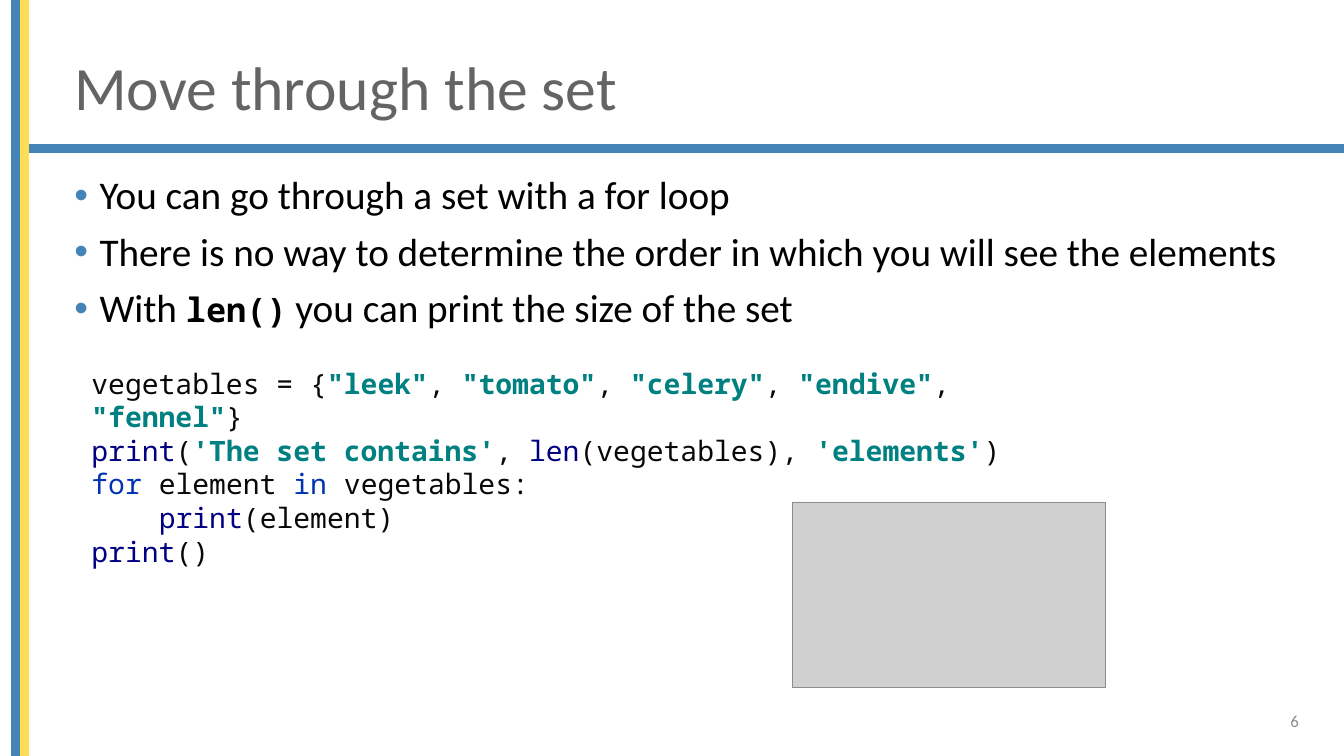
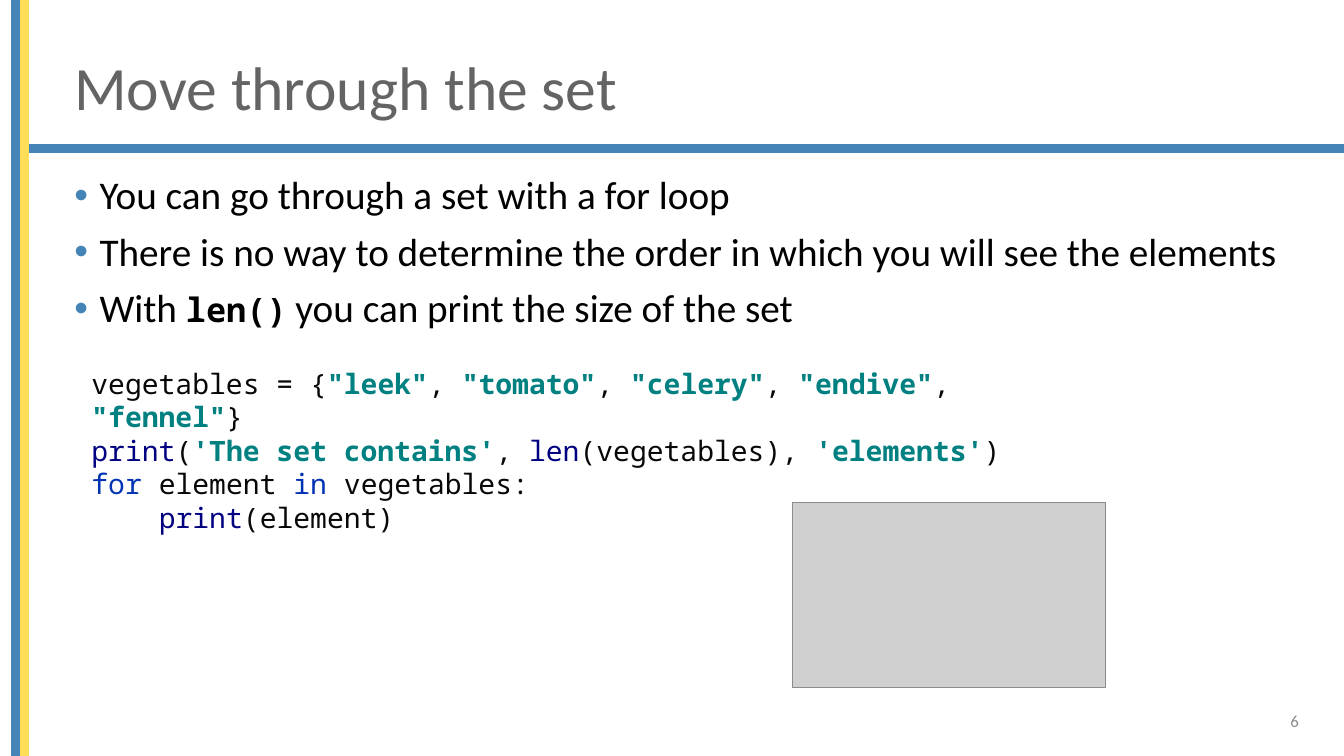
Before and after one commit to brentpulmansTM/Beobank-October-2022, a slide deck: slide 6 of Basic_python/10 Set and Dictionary.pptx. Drawn at 1344x756 pixels with LibreOffice and Linux fonts; fonts in the diff are those of the drawing; grey boxes stand for pictures; background and template pictures are left out. Boxes give left, top, right and bottom in pixels: in the first picture for what was removed or moved away, otherwise in the second. Text is boxed around its words. In the diff, an @@ line names an element or a change of style, - is before the commit and + after.

```diff
--- a/Basic_python/10 Set and Dictionary.pptx
+++ b/Basic_python/10 Set and Dictionary.pptx
@@ text at [91, 372, 1000, 535]: text changed @@
-vegetables = {"leek", "tomato", "celery", "endive", "fennel"}
-print('The set contains', len(vegetables), 'elements')
-for element in vegetables:
-print(element)
-print()
+vegetables = {"leek", "tomato", "celery", "endive", "fennel"}
+print('The set contains', len(vegetables), 'elements')
+for element in vegetables:
+print(element)
```
Also in this commit, not shown: 5 other slides changed, 5 other files.
